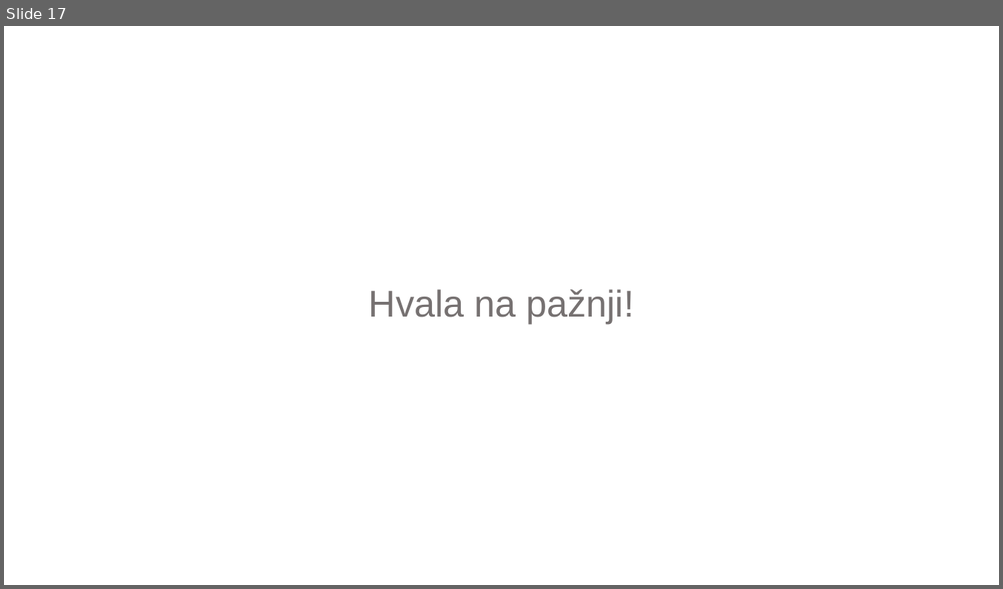
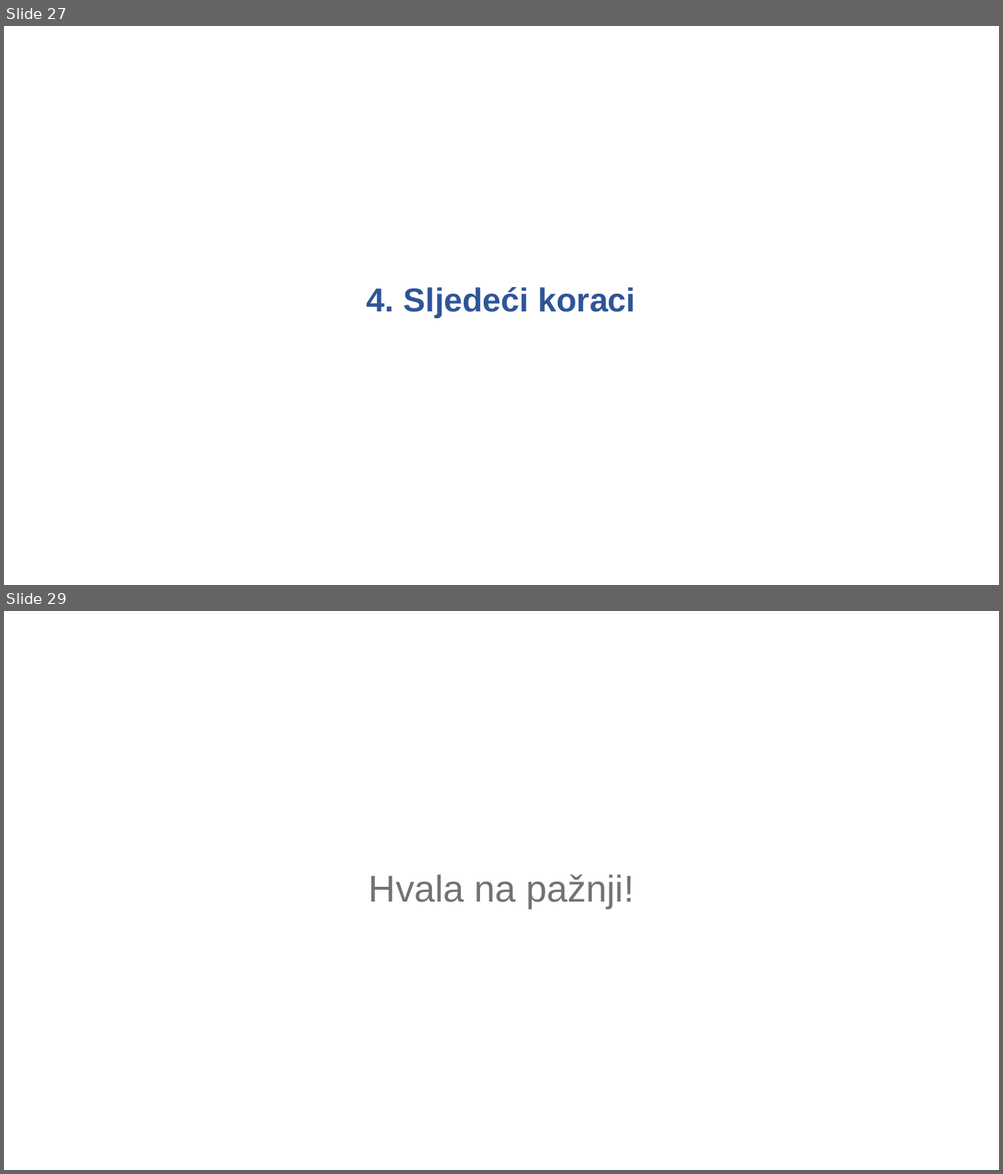
Before and after one commit to mbamba17/corona_sim, a slide deck: Prezentacija za UV.pptx. Shown one above the other, each under a label of ours: slide 17 before the commit, slides 27 and 29 after it; the slides between them are not shown. The pictures are 1003x589 and 1003x1174 pixels, drawn with LibreOffice and Linux fonts; fonts in the diff are those of the drawing; background and template pictures are left out. Boxes give left, top, right and bottom in pixels: in the first picture for what was removed or moved away, otherwise in the second. Text is boxed around its words. In the diff, an @@ line names an element or a change of style, - is before the commit and + after.

```diff
--- a/Prezentacija za UV.pptx
+++ b/Prezentacija za UV.pptx
@@ slide 27 added at <box>4,26,999,585</box>, background #FFFFFF @@
@@ text added at <box>367,287,635,318</box>, 32 pt, text #2F5597, bold @@
+4. Sljedeći koraci
@@ what was slide 17 is now slide 29 @@
```
Also in this commit, not shown: 3 slides changed, 23 other slides added, 12 slides removed, 2 other files.
